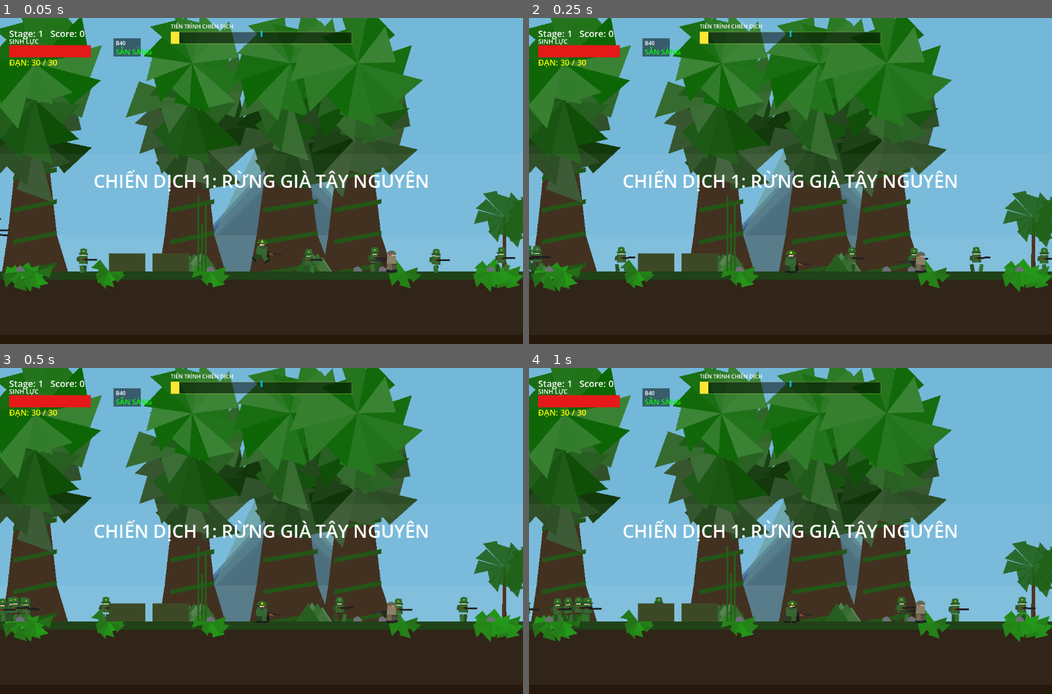
Above: before the commit, frames 1-4 (two rows, left to right).
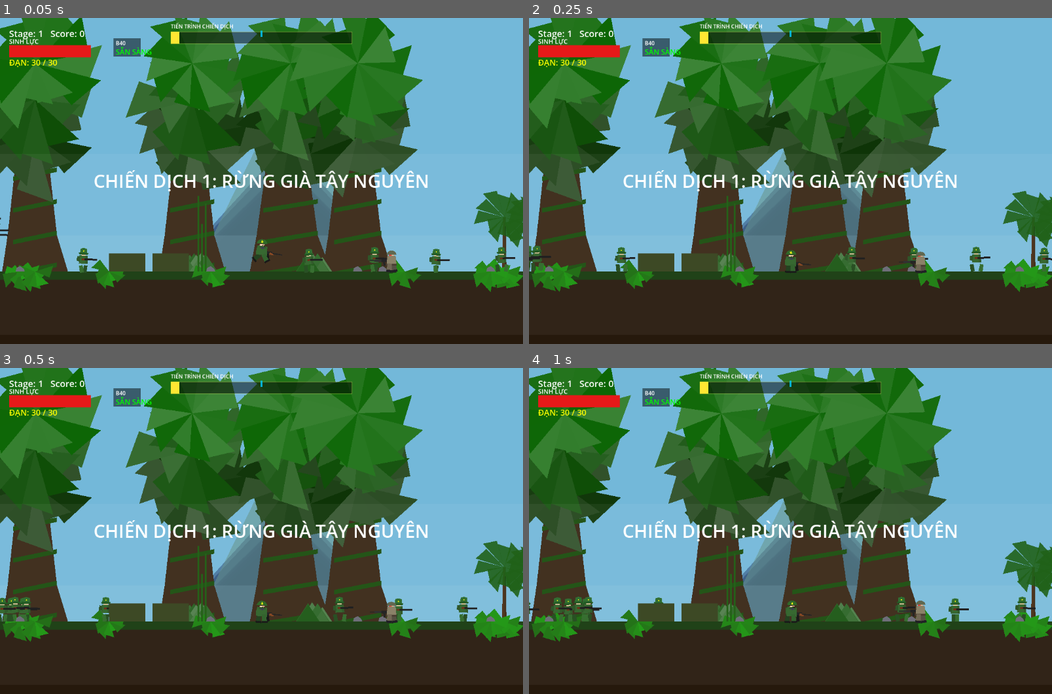
Above: after the commit, the same moments.

Repository: dangkhoa31204/alien-shooter
Game: Godot game, scene res://scenes/contra_main.tscn
Same seed, same stepped clock (60 frames per second), same inputs: the game is played once before the commit and once after it. This scene is started directly instead of the project's main scene.
Inputs:
- Up to frame 1 (0.05 s): no input
- Up to frame 2 (0.25 s): no input
- Up to frame 3 (0.5 s): no input
- Up to frame 4 (1 s): tap Enter (ui_accept) at 0.5, 0.77 s; hold L (special_weapon_right) from 0.53 s (still down); tap F (melee) at 0.6 s

The runs differ from the first frame. In frame 1, less than 0.1% of the frame differs, in the area x 0-85%, y 61-79%; in frame 2, less than 0.1%; in frame 3, 0.1%; in frame 4, 0.1%, in the area x 0-95%, y 70-78%.

Commit message:
tăng máu nhân vật + giảm dame enemy

Diff:
--- a/scripts/contra_player.gd
+++ b/scripts/contra_player.gd
@@ -10,8 +10,8 @@
 const JUMP_VELOCITY: float = -500.0
 const GRAVITY: float = 1400.0
 
-var hp: int = 3
-var max_hp: int = 3
+var hp: int = 5
+var max_hp: int = 5
 var is_dead: bool = false
 var ammo: int = 30
 var is_reloading: bool = false
@@ -21,6 +21,7 @@
 
 var is_god_mode: bool = false
 var is_infinite_ammo: bool = false
+var _dmg_accum: float = 0.0  # accumulates 0.75× damage for true 25% reduction
 
 # Movement & Aiming state
 var is_crouching: bool = false
@@ -634,7 +635,12 @@
 
 func take_damage(amount: int) -> void:
 	if is_god_mode: return
-	hp -= amount
+	# Giảm 25% sát thương nhận vào (tích lũy phần thập phân)
+	_dmg_accum += amount * 0.75
+	var actual := int(_dmg_accum)
+	_dmg_accum -= actual
+	if actual <= 0: return
+	hp -= actual
 	_sync_hp()
 	var t = create_tween()
 	t.tween_property(sprite, "modulate", Color.RED, 0.1)
